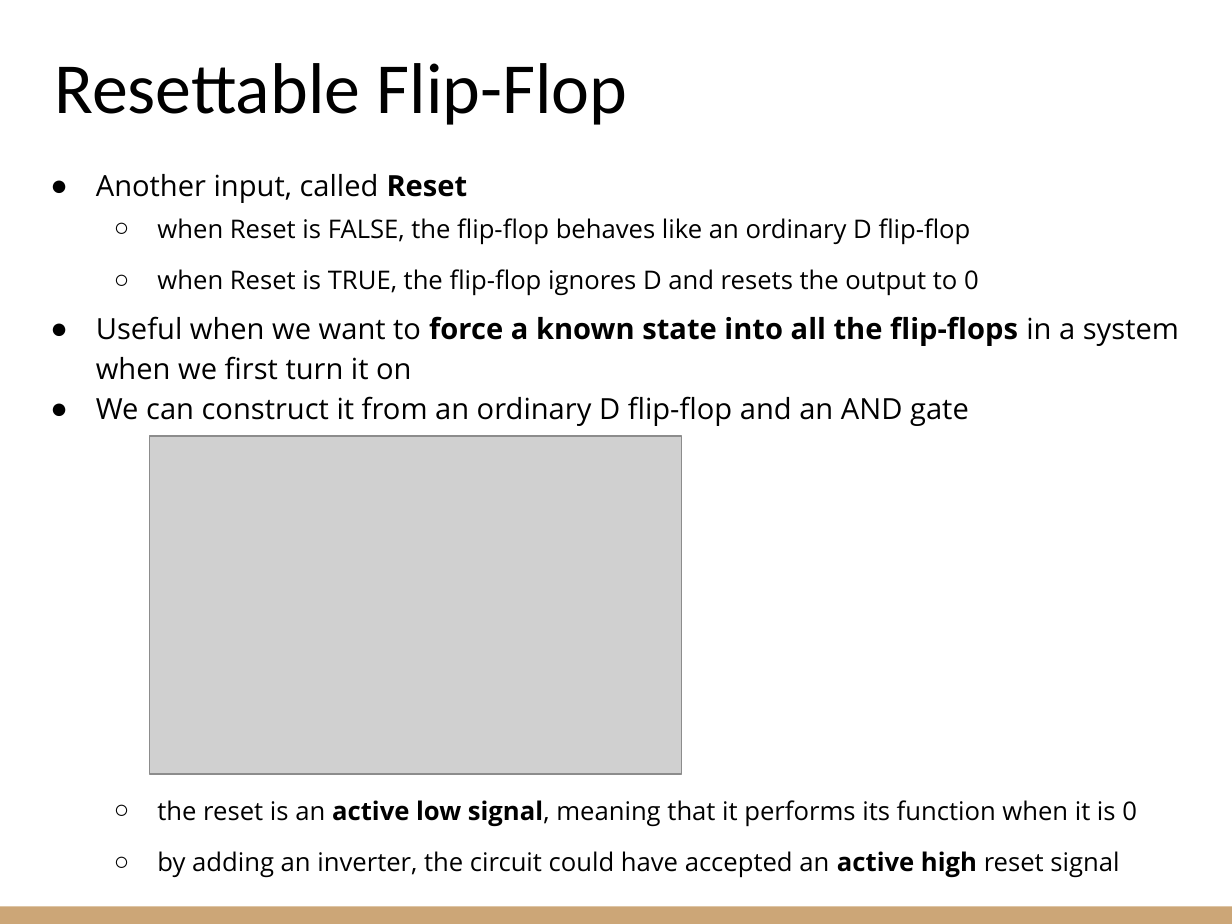
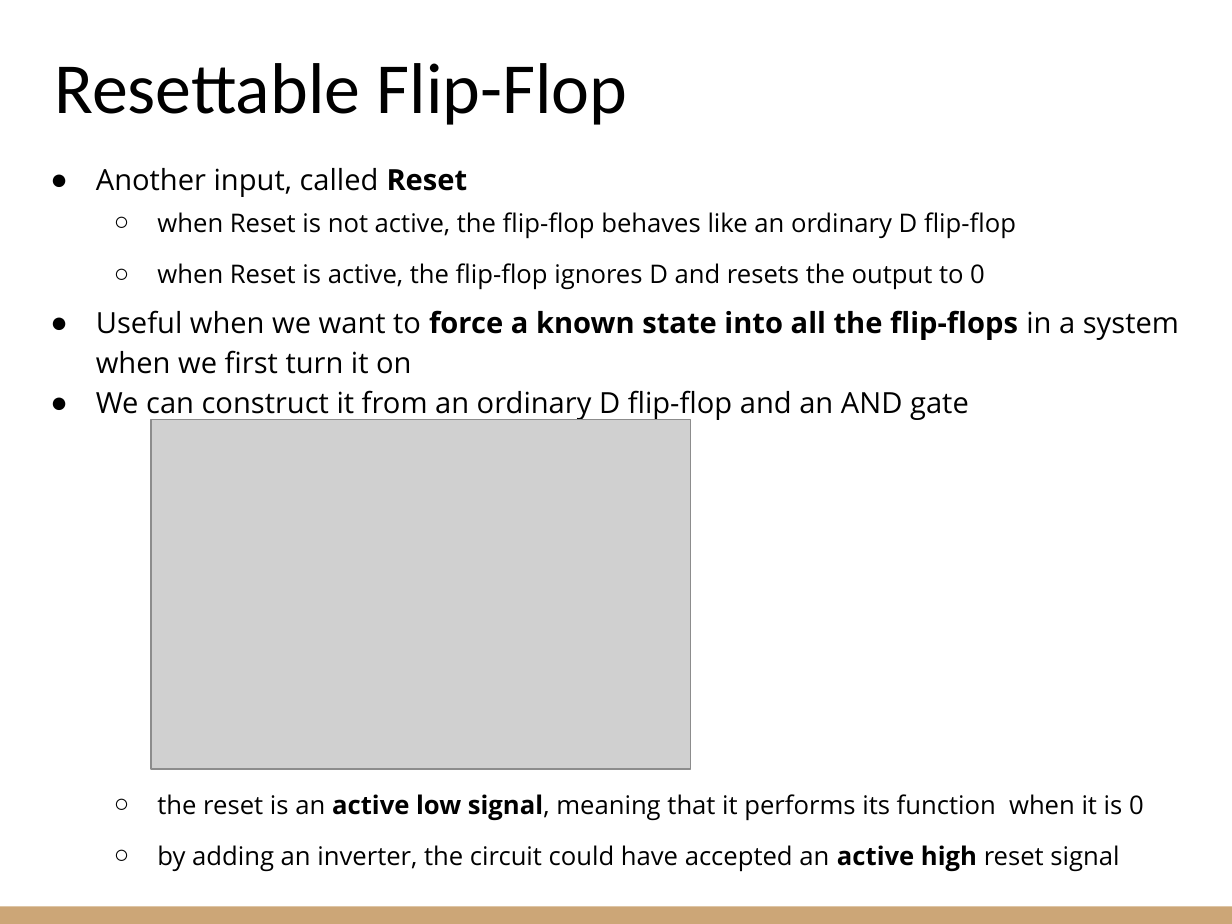
Before and after one commit to riccardoberta/esd, a slide deck: slide 20 of 09 - Sequential Circuits/slides.pptx (slide 14 before the commit). Drawn at 1232x924 pixels with LibreOffice and Linux fonts; fonts in the diff are those of the drawing; grey boxes stand for pictures. Boxes give left, top, right and bottom in pixels: in the first picture for what was removed or moved away, otherwise in the second. Text is boxed around its words. In the diff, an @@ line names an element or a change of style, - is before the commit and + after.

```diff
--- a/09 - Sequential Circuits/slides.pptx
+++ b/09 - Sequential Circuits/slides.pptx
@@ text at <box>157,212,1016,290</box>: text changed @@
-  ○ when Reset is FALSE, the flip-flop behaves like an ordinary D flip-flop
-  ○ when Reset is TRUE, the flip-flop ignores D and resets the output to 0
+  ○ when Reset is not active, the flip-flop behaves like an ordinary D flip-flop
+  ○ when Reset is active, the flip-flop ignores D and resets the output to 0
@@ picture: place and size @@
-picture at <box>149,436,681,774</box>
+picture at <box>152,420,691,770</box>
```
Also in this commit, not shown: 7 other slides changed, 8 slides added, 4 slides removed, 36 other files.
